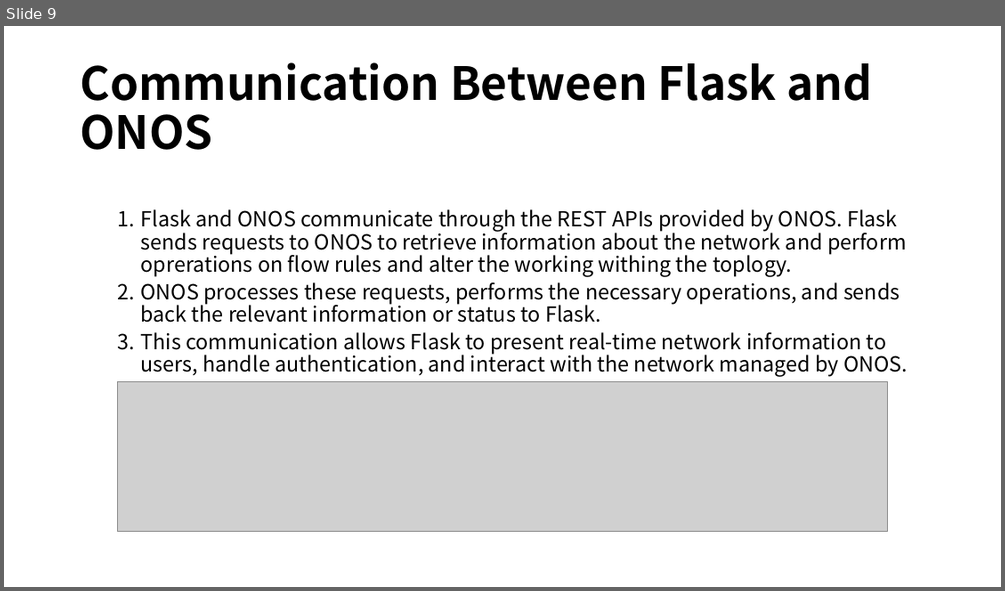
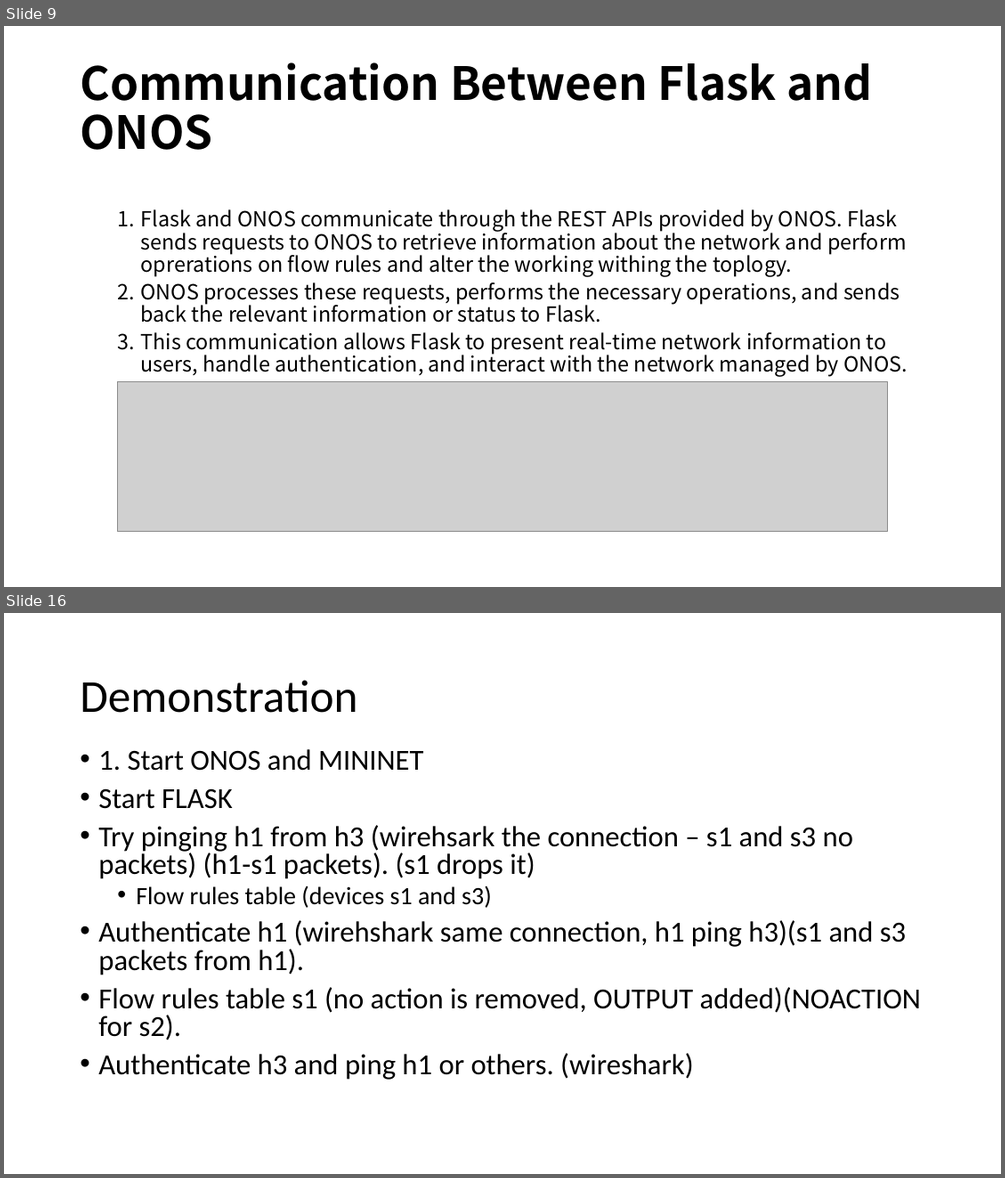
Before and after one commit to adoprox/SDN, a slide deck: 34359 – Software Defined Networking (SDN).pptx. Shown one above the other, each under a label of ours: slide 9 before the commit, slides 9 and 16 after it; the slides between them are not shown. The pictures are 1005x591 and 1005x1178 pixels, drawn with LibreOffice and Linux fonts; fonts in the diff are those of the drawing; grey boxes stand for pictures. Boxes give left, top, right and bottom in pixels: in the first picture for what was removed or moved away, otherwise in the second. Text is boxed around its words. In the diff, an @@ line names an element or a change of style, - is before the commit and + after.

```diff
--- a/34359 – Software Defined Networking (SDN).pptx
+++ b/34359 – Software Defined Networking (SDN).pptx
@@ slide 16 added at [4, 613, 1001, 1174], background #FFFFFF @@
@@ title added at [80, 680, 357, 713], 44 pt, text #000000 @@
+Demonstration
@@ text added at [98, 749, 921, 1079], 28 pt, text #000000 @@
+• 1. Start ONOS and MININET
+• Start FLASK
+• Try pinging h1 from h3 (wirehsark the connection – s1 and s3 no packets) (h1-s1 packets). (s1 drops it)
+  • Flow rules table (devices s1 and s3)
+• Authenticate h1 (wirehshark same connection, h1 ping h3)(s1 and s3 packets from h1).
+• Flow rules table s1 (no action is removed, OUTPUT added)(NOACTION for s2).
+• Authenticate h3 and ping h1 or others. (wireshark)
```
Also in this commit, not shown: 12 slides changed, 1 other slide added, 1 slide removed.
